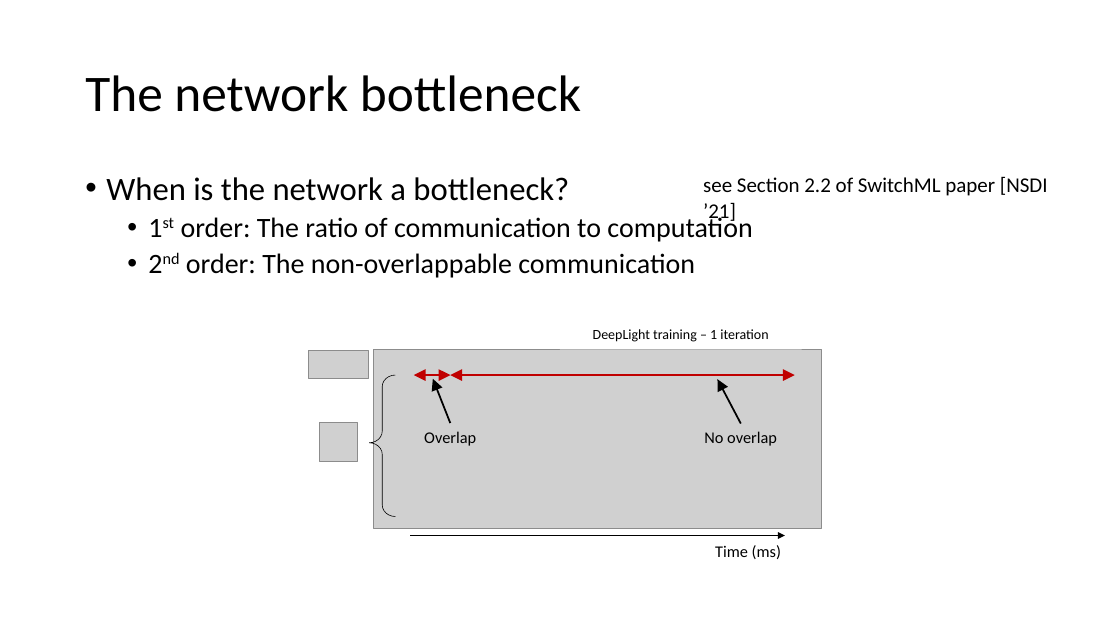
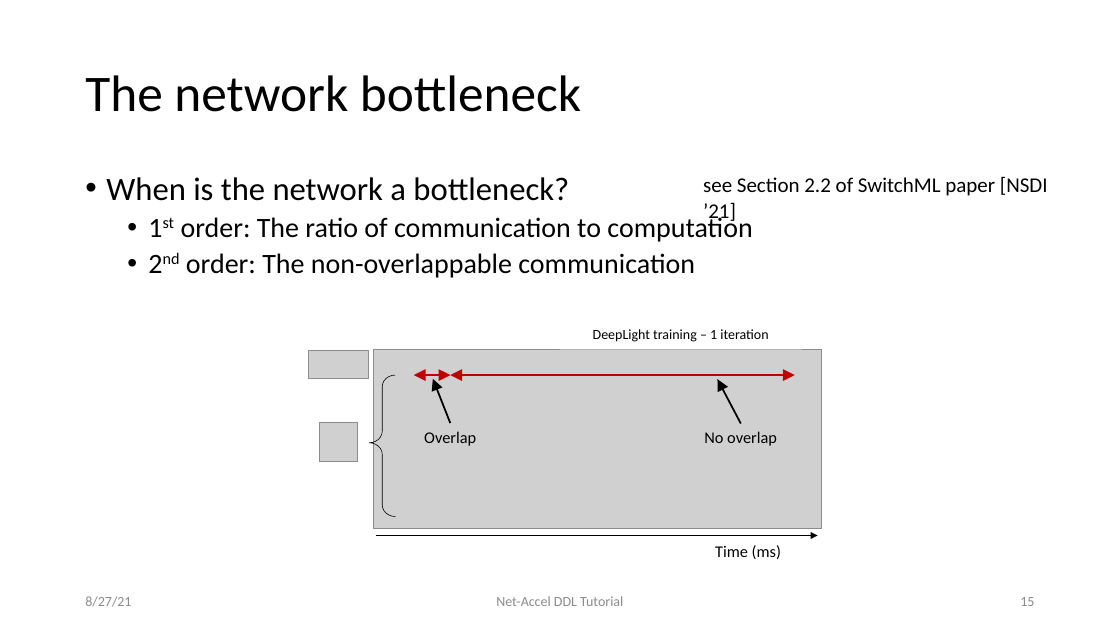
Before and after one commit to sands-lab/net-accel-dl-tutorial-sigcomm21, a slide deck: slide 15 of 1-intro.pptx (slide 14 before the commit). Drawn at 1120x630 pixels with LibreOffice and Linux fonts; fonts in the diff are those of the drawing; grey boxes stand for pictures. Boxes give left, top, right and bottom in pixels: in the first picture for what was removed or moved away, otherwise in the second. Text is boxed around its words. In the diff, an @@ line names an element or a change of style, - is before the commit and + after.

```diff
--- a/1-intro.pptx
+++ b/1-intro.pptx
@@ arrow moved from (410, 536) - (785, 536) to (376, 536) - (818, 536) @@
@@ text added at bbox=[85, 596, 131, 607], 12 pt, text #8C8C8C @@
+8/27/21
@@ text added at bbox=[496, 596, 623, 606], 12 pt, text #8C8C8C @@
+Net-Accel DDL Tutorial
@@ page number added at bbox=[1020, 597, 1034, 606], 12 pt, text #8C8C8C @@
+15
```
Also in this commit, not shown: 14 other slides changed, 2 slides added, 1 other file.
